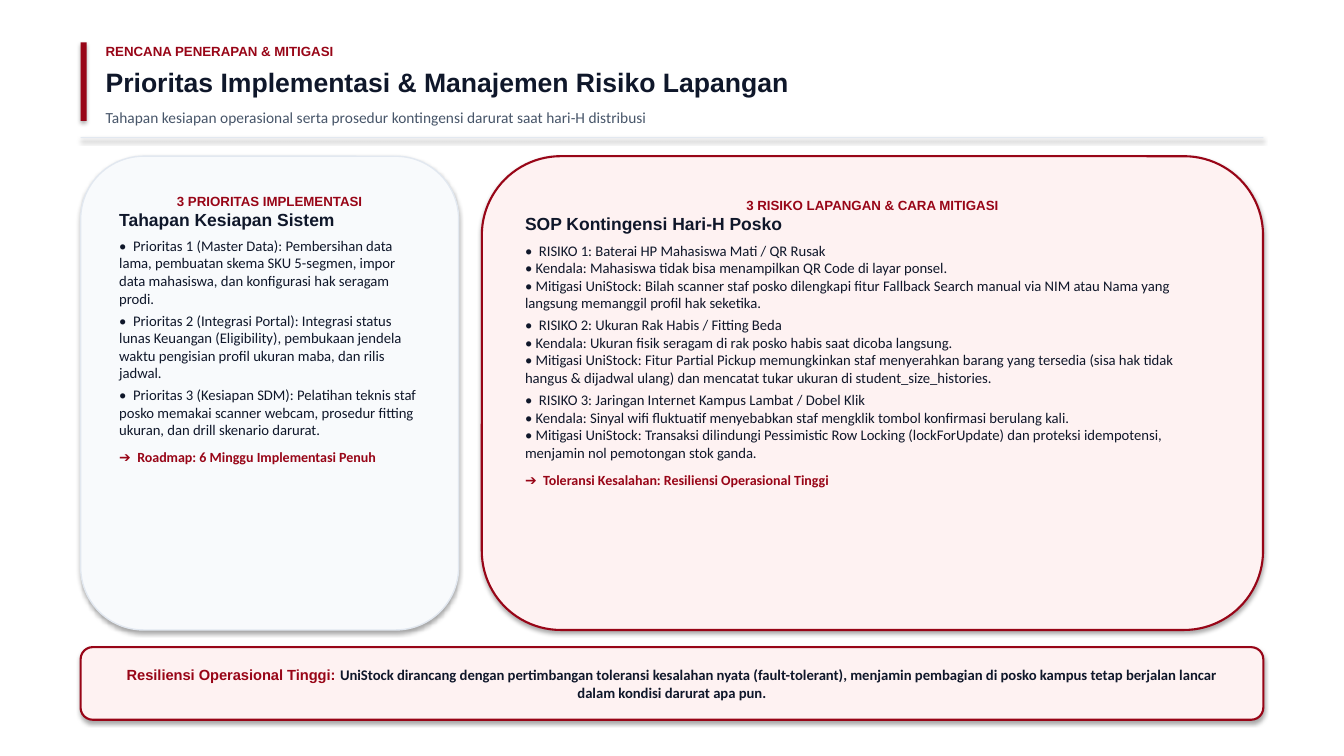
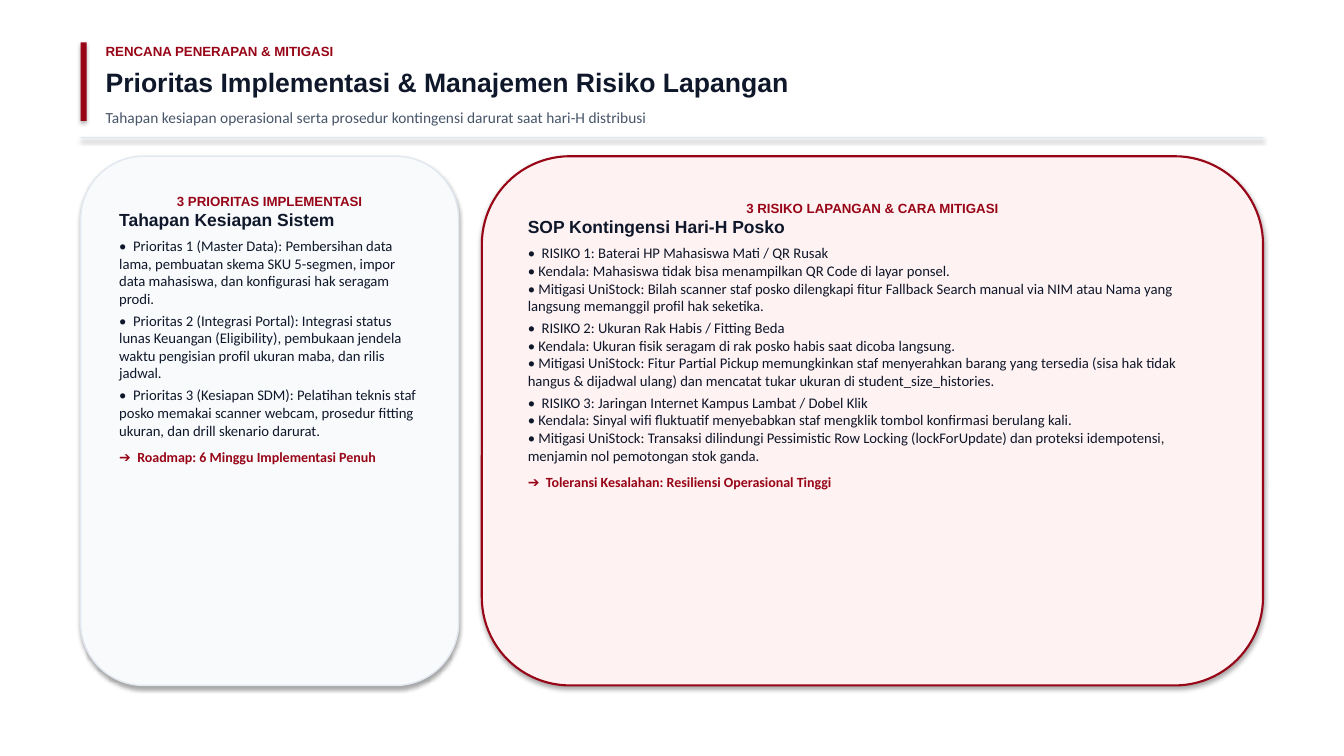
Before and after one commit to hildan-anugrah/tectnospark, a slide deck: slide 7 of HorizonU_Uniform_UniStock_SCM_Presentasi_Technospark.pptx. Drawn at 1344x756 pixels with LibreOffice and Linux fonts; fonts in the diff are those of the drawing. Boxes give left, top, right and bottom in pixels: in the first picture for what was removed or moved away, otherwise in the second. Text is boxed around its words. In the diff, an @@ line names an element or a change of style, - is before the commit and + after.

```diff
--- a/HorizonU_Uniform_UniStock_SCM_Presentasi_Technospark.pptx
+++ b/HorizonU_Uniform_UniStock_SCM_Presentasi_Technospark.pptx
@@ rounded rectangle "3 PRIORITAS IMPLEMENTASI": place and size @@
-rounded rectangle "3 PRIORITAS IMPLEMENTASI" at (81, 156, 459, 630)
+rounded rectangle "3 PRIORITAS IMPLEMENTASI" at (81, 156, 459, 686)
@@ rounded rectangle "3 RISIKO LAPANGAN & CARA ...": place and size @@
-rounded rectangle "3 RISIKO LAPANGAN & CARA ..." at (482, 156, 1263, 630)
+rounded rectangle "3 RISIKO LAPANGAN & CARA ..." at (482, 156, 1263, 686)
@@ rounded rectangle removed at (81, 647, 1263, 720) @@
-Resiliensi Operasional Tinggi: UniStock dirancang dengan pertimbangan toleransi kesalahan nyata (fault-tolerant), menjamin pembagian di posko kampus tetap berjalan lancar dalam kondisi darurat apa pun.
```
Also in this commit, not shown: 7 other slides changed, 2 other files.
